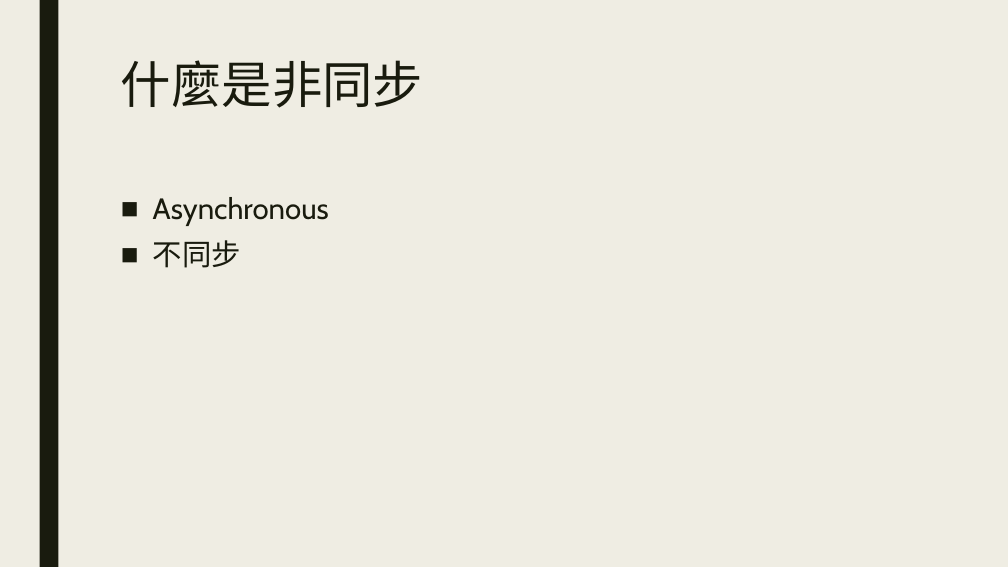
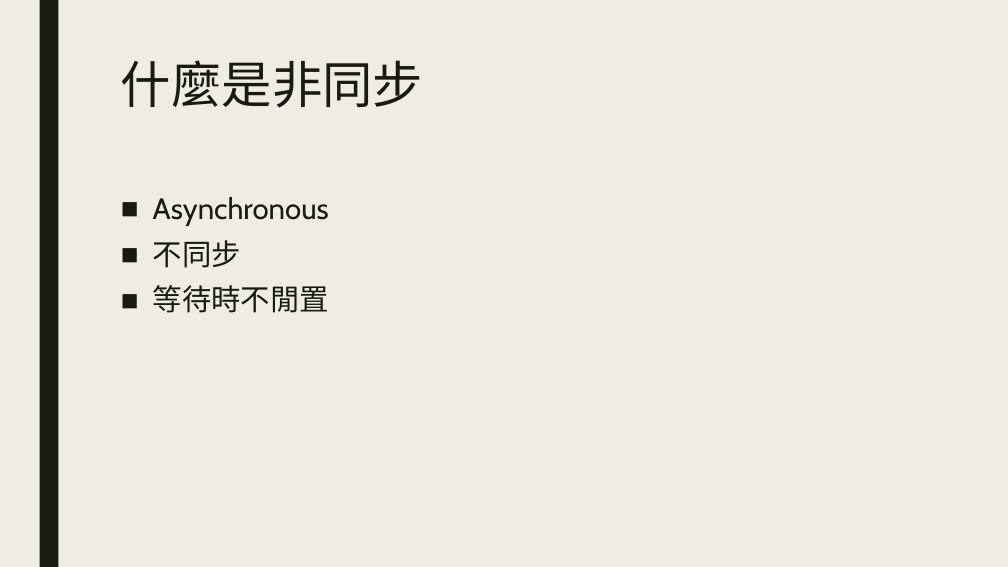
Before and after one commit to ryans610/.NET-Async-Basic, a slide deck: slide 5 of .NET非同步入門.pptx. Drawn at 1008x567 pixels with LibreOffice and Linux fonts; fonts in the diff are those of the drawing. Boxes give left, top, right and bottom in pixels: in the first picture for what was removed or moved away, otherwise in the second. Text is boxed around its words. In the diff, an @@ line names an element or a change of style, - is before the commit and + after.

```diff
--- a/.NET非同步入門.pptx
+++ b/.NET非同步入門.pptx
@@ text at box(153, 285, 329, 313): paragraph added @@
+■ 等待時不閒置
```
Also in this commit, not shown: 3 other slides changed, 1 slide added, 1 slide removed.
